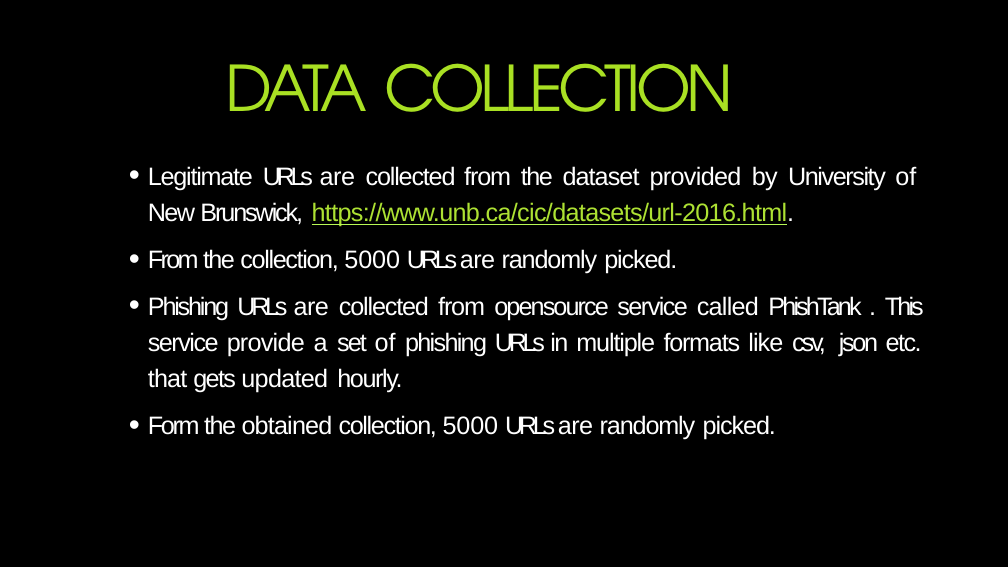
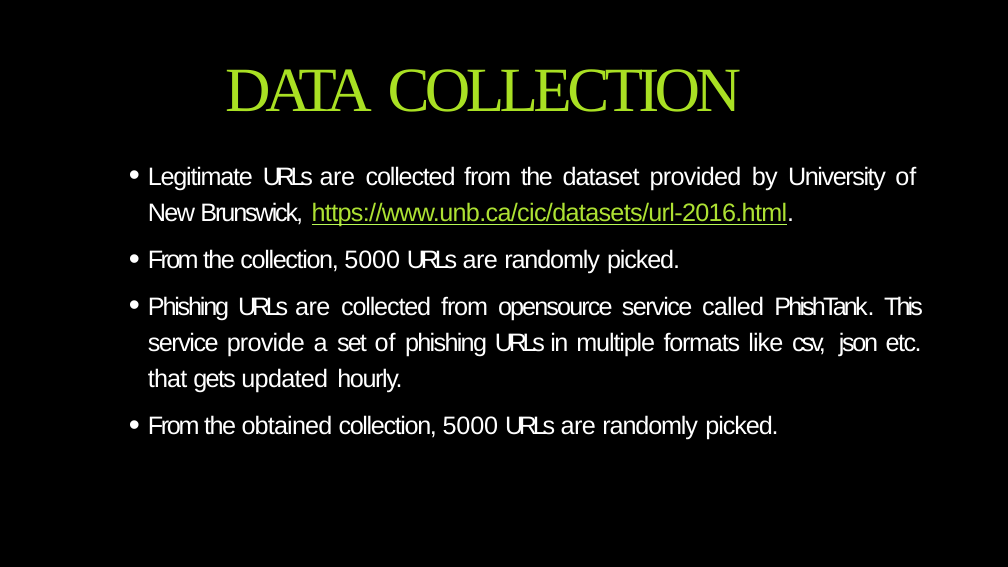
Before and after one commit to OvaizAli/Phishing-Website-Detection-by-Machine-Learning-Techniques, a slide deck: slide 5 of Phishing Website Detection by Machine Learning Techniques.pptx. Drawn at 1008x567 pixels with LibreOffice and Linux fonts; fonts in the diff are those of the drawing; background and template pictures are left out. Boxes give left, top, right and bottom in pixels: in the first picture for what was removed or moved away, otherwise in the second. Text is boxed around its words. In the diff, an @@ line names an element or a change of style, - is before the commit and + after.

```diff
--- a/Phishing Website Detection by Machine Learning Techniques.pptx
+++ b/Phishing Website Detection by Machine Learning Techniques.pptx
@@ title "DATA COLLECTION" at box(225, 69, 741, 112): font TeX Gyre Adventor to Times New Roman @@
@@ text at box(148, 296, 923, 440): text changed @@
-• Phishing URLs are collected from opensource service called PhishTank . This service provide a set of phishing URLs in multiple formats like csv, json etc. that gets updated hourly.
-• Form the obtained collection, 5000 URLs are randomly picked.
+• Phishing URLs are collected from opensource service called PhishTank. This service provide a set of phishing URLs in multiple formats like csv, json etc. that gets updated hourly.
+• From the obtained collection, 5000 URLs are randomly picked.
```
Also in this commit, not shown: 9 other slides changed.
